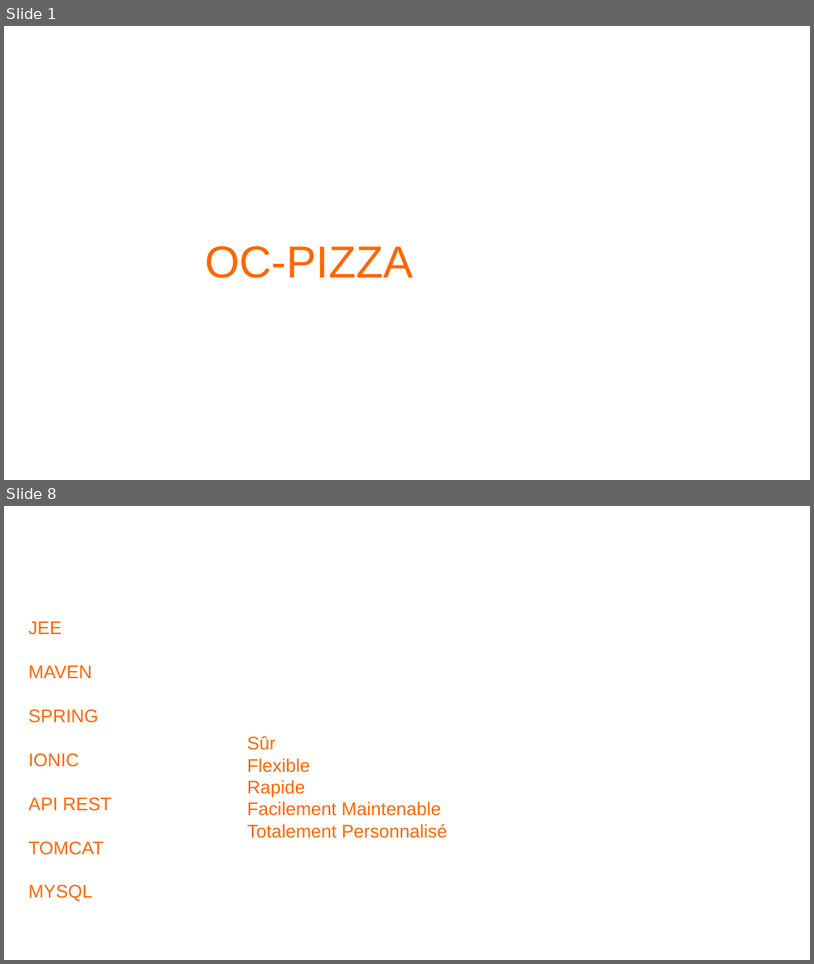
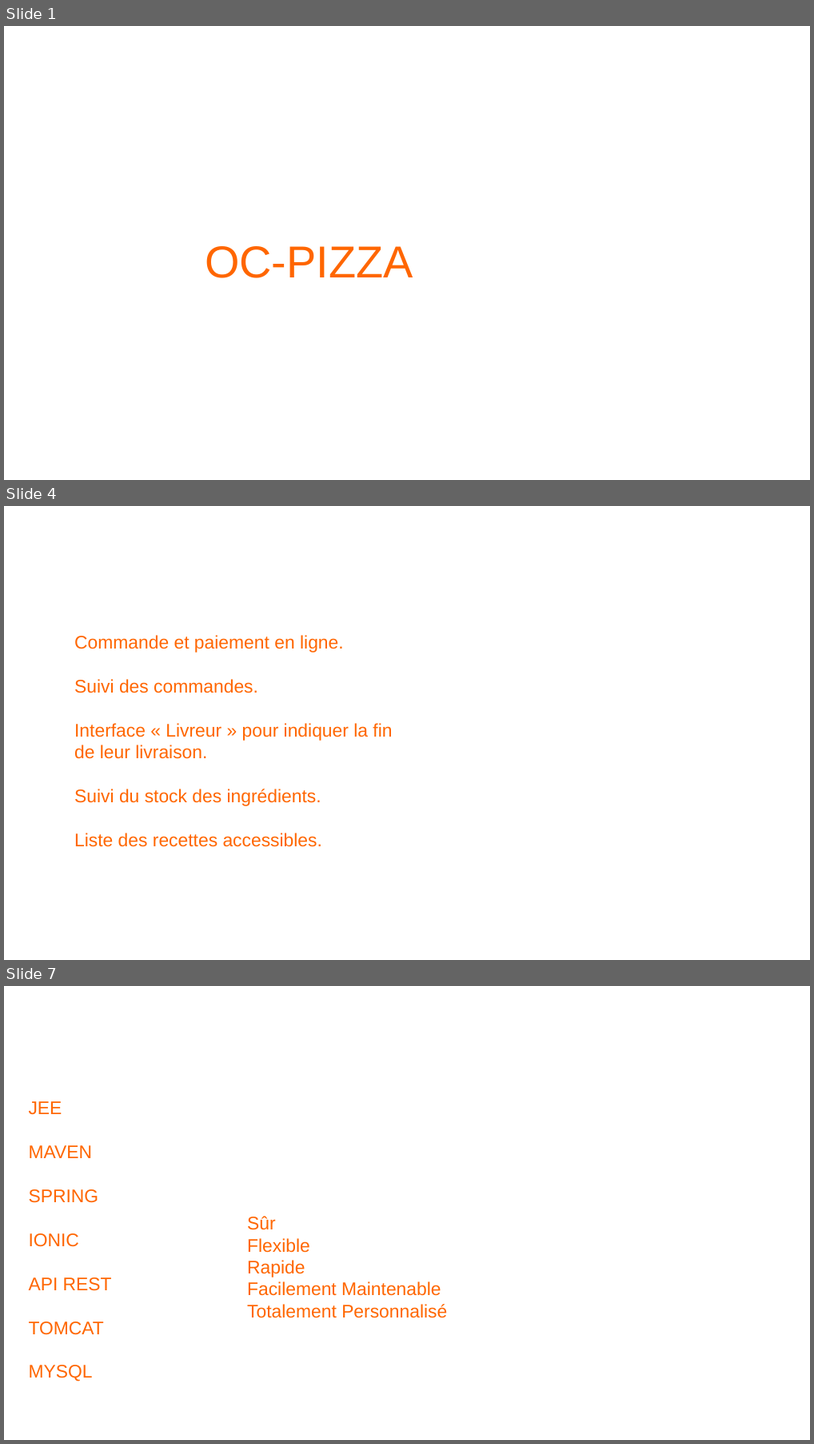
Before and after one commit to JonathanDLR/oc-pizza, a slide deck: Spec.odp. Shown one above the other, each under a label of ours: slides 1 and 8 before the commit, slides 1, 4 and 7 after it; the slides between them are not shown. The pictures are 814x964 and 814x1444 pixels, drawn with LibreOffice and Linux fonts; fonts in the diff are those of the drawing; background and template pictures are left out. Boxes give left, top, right and bottom in pixels: in the first picture for what was removed or moved away, otherwise in the second. Text is boxed around its words. In the diff, an @@ line names an element or a change of style, - is before the commit and + after.

```diff
--- a/Spec.odp
+++ b/Spec.odp
@@ slide 4 added at <box>4,506,810,960</box>, background picture (left out) @@
@@ text added at <box>74,635,392,847</box>, 18 pt, text #FF6600 @@
+Commande et paiement en ligne.
+Suivi des commandes.
+Interface « Livreur » pour indiquer la fin
+de leur livraison.
+Suivi du stock des ingrédients.
+Liste des recettes accessibles.
@@ what was slide 8 is now slide 7 @@
```
Also in this commit, not shown: 1 slide changed, 3 other slides added, 5 slides removed.
